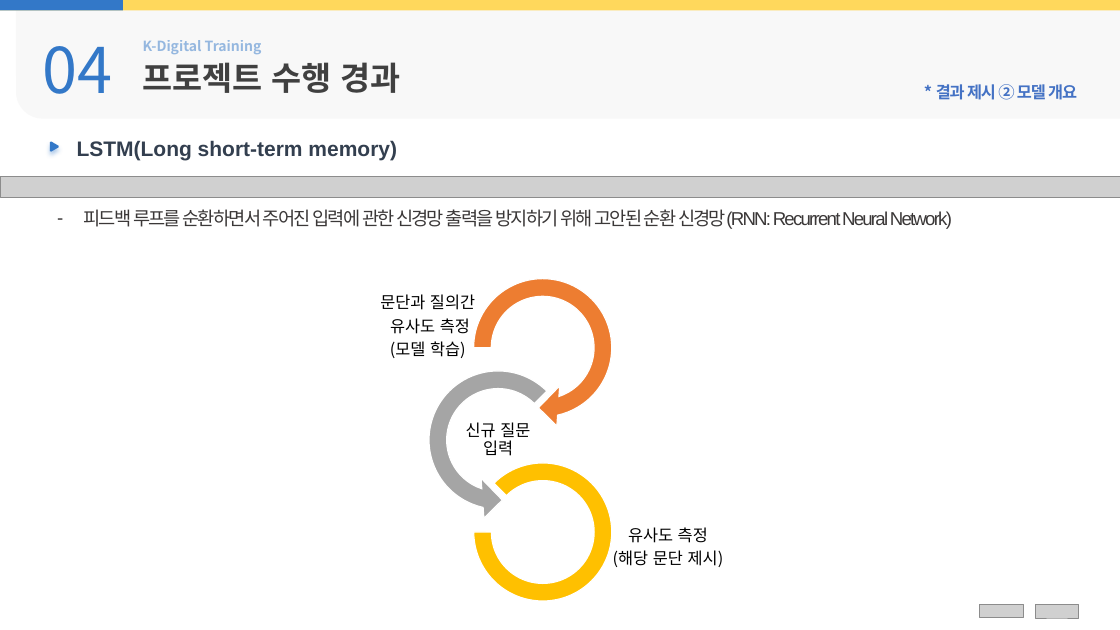
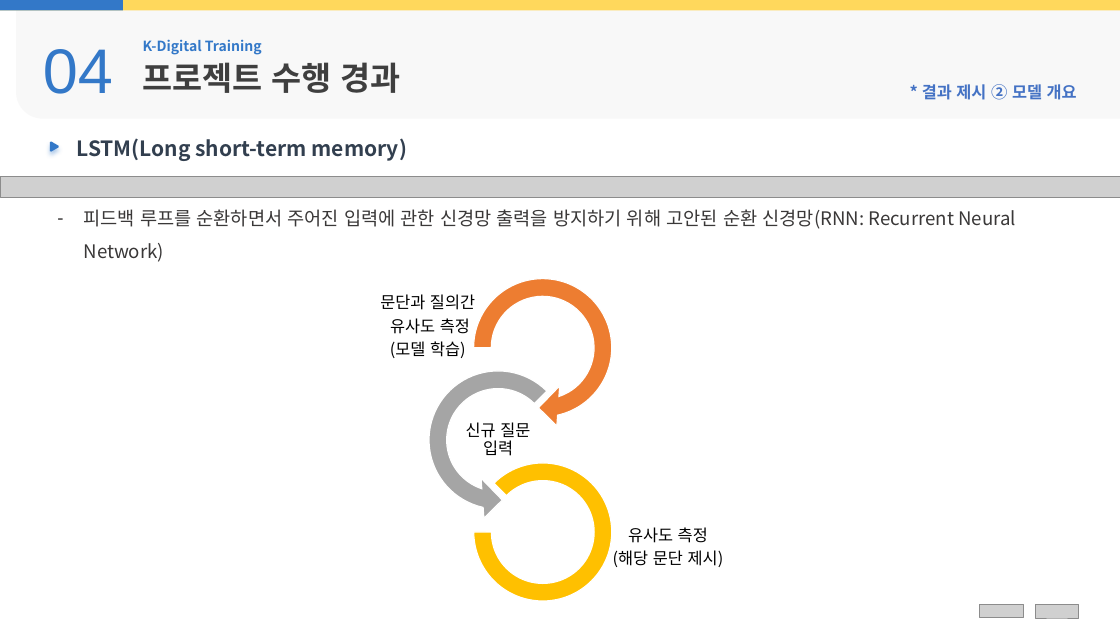
Before and after one commit to Jayk1220/1stTeamProject, a slide deck: slide 10 of etc/노동부별첨2-2] 팀별 프로젝트 결과보고서.pptx. Drawn at 1120x630 pixels with LibreOffice and Linux fonts; fonts in the diff are those of the drawing; grey boxes stand for pictures; background and template pictures are left out. Boxes give left, top, right and bottom in pixels: in the first picture for what was removed or moved away, otherwise in the second. Text is boxed around its words. In the diff, an @@ line names an element or a change of style, - is before the commit and + after.

```diff
--- a/etc/노동부별첨2-2] 팀별 프로젝트 결과보고서.pptx
+++ b/etc/노동부별첨2-2] 팀별 프로젝트 결과보고서.pptx
@@ round rect at bbox=[16, 7, 1120, 119]: mirrored; rotation 0 to 180 degrees @@
@@ text "04" at bbox=[43, 49, 113, 94]: font Noto Sans CJK KR to Arial @@
@@ text "K-Digital Training" at bbox=[143, 39, 262, 55]: text colour #3378C8 at 50% opacity to #3378C8 @@
@@ text "프로젝트 수행 경과" at bbox=[143, 62, 401, 93]: text colour #404040 to #3F3F3F @@
@@ text "* 결과 제시 ② 모델 ..." at bbox=[922, 84, 1077, 100]: font Arial to Noto Sans CJK KR, letter spacing -1 to 0 pt @@
@@ text "LSTM(Long short-term memory)" at bbox=[77, 138, 407, 161]: font Arial to Noto Sans CJK KR, text colour #333F50 to #323F4F @@
@@ text "피드백 루프를 순환하면서 주어진 입력에 ..." at bbox=[84, 209, 1016, 229]: font Arial to Noto Sans CJK KR, text colour #3B3838 to #3A3838, letter spacing -1.5 to 0 pt @@
```
Also in this commit, not shown: 13 other slides changed, 13 other files.
